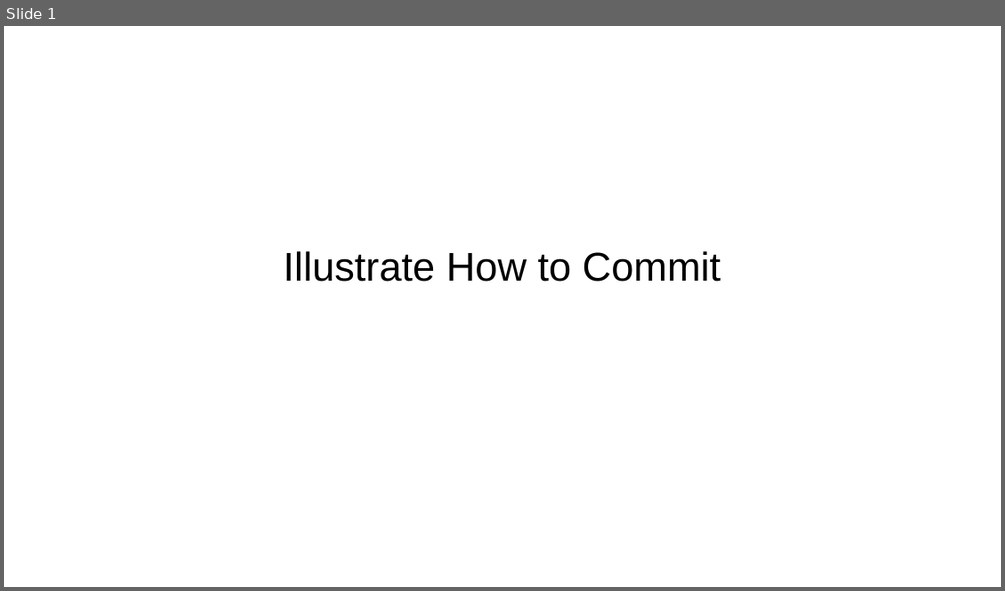
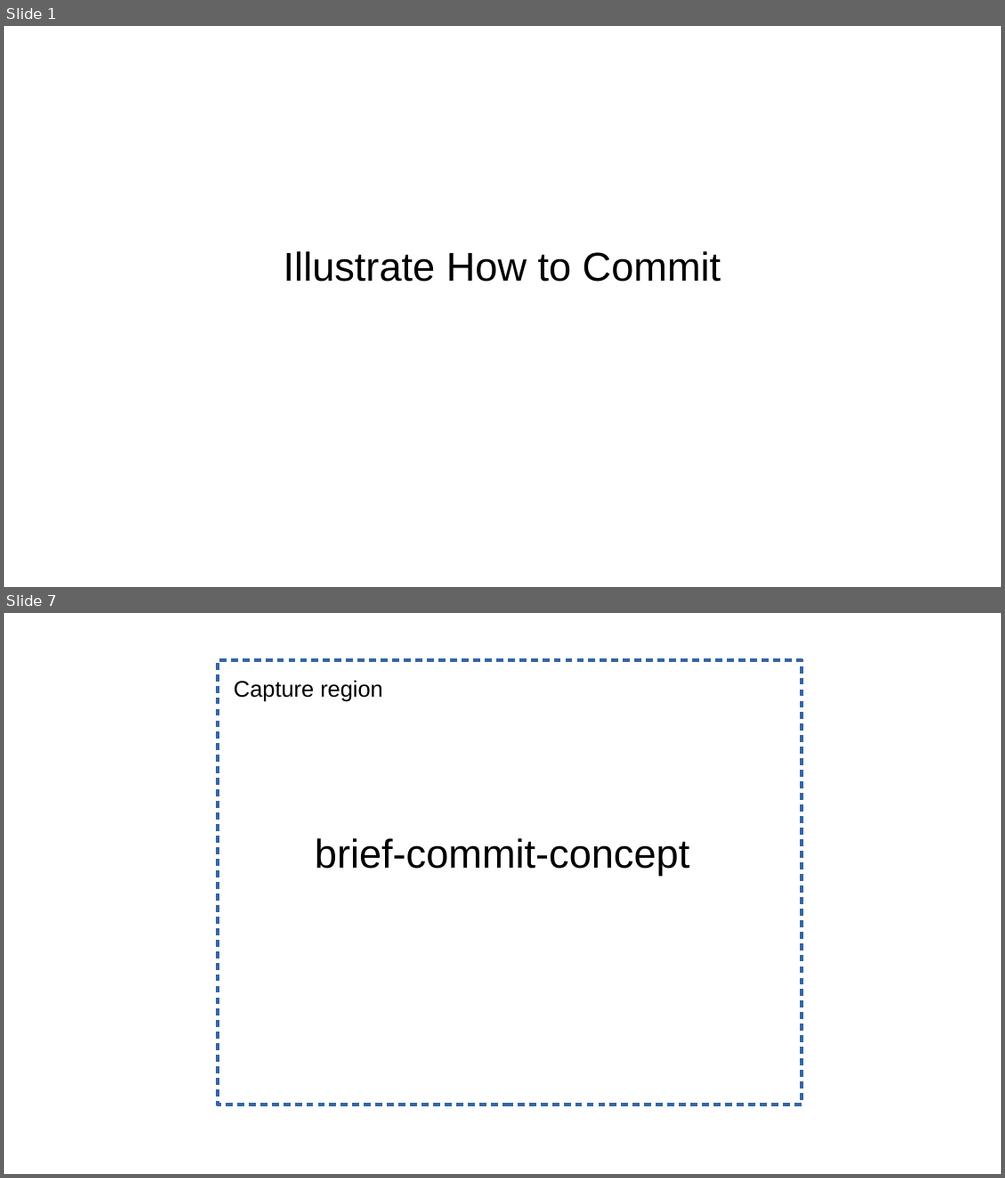
Before and after one commit to lonelyshore/intergitive, a slide deck: drawings/common/commit-one-file.odp. Shown one above the other, each under a label of ours: slide 1 before the commit, slides 1 and 7 after it; the slides between them are not shown. The pictures are 1005x591 and 1005x1178 pixels, drawn with LibreOffice and Linux fonts; fonts in the diff are those of the drawing. Boxes give left, top, right and bottom in pixels: in the first picture for what was removed or moved away, otherwise in the second. Text is boxed around its words. In the diff, an @@ line names an element or a change of style, - is before the commit and + after.

```diff
--- a/drawings/common/commit-one-file.odp
+++ b/drawings/common/commit-one-file.odp
@@ slide 7 added at <box>4,613,1001,1174</box>, background #FFFFFF @@
@@ rectangle added at <box>218,660,801,1104</box>, outline #3465A4 2.83 pt @@
@@ text added at <box>234,680,383,701</box>, 18 pt, text #000000 @@
+Capture region
@@ subtitle added at <box>315,838,689,876</box>, 32 pt, text #000000 @@
+brief-commit-concept
```
Also in this commit, not shown: 6 slides changed, 20 other slides added, 3 other files.
